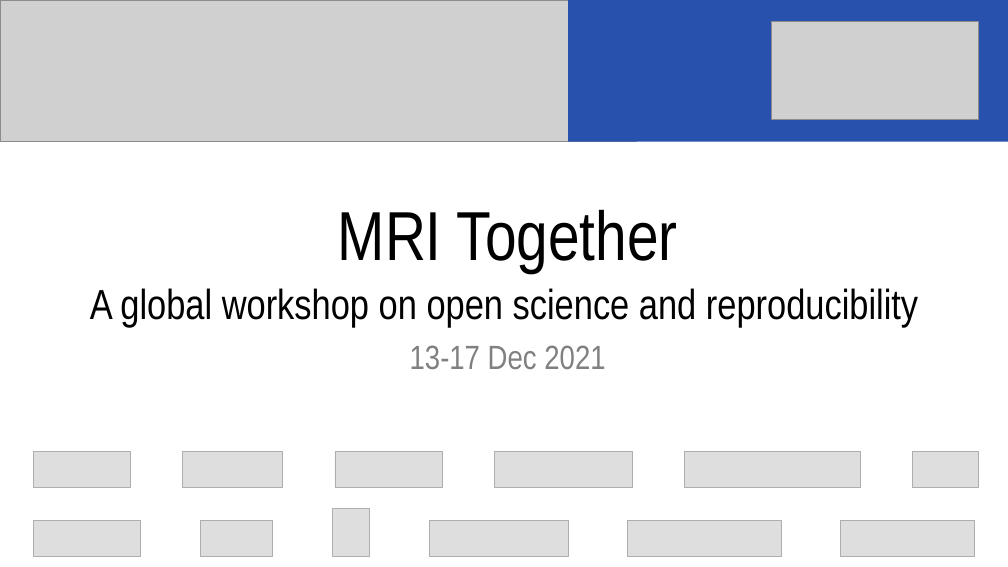
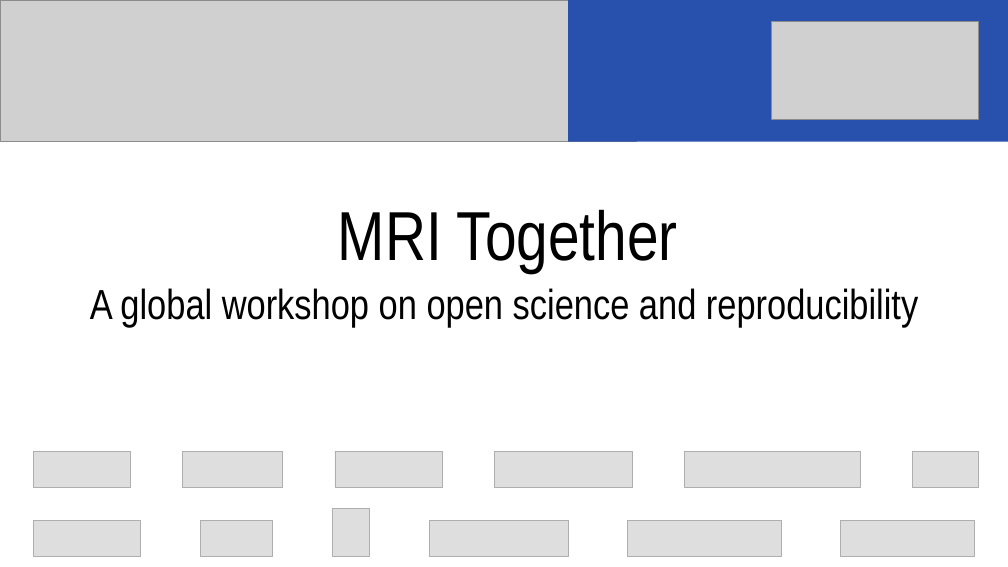
Before and after one commit to mritogether/mritogether.github.io, a slide deck: slide 1 of files/holding_slides.pptx. Drawn at 1008x567 pixels with LibreOffice and Linux fonts; fonts in the diff are those of the drawing; grey boxes stand for pictures. Boxes give left, top, right and bottom in pixels: in the first picture for what was removed or moved away, otherwise in the second. Text is boxed around its words. In the diff, an @@ line names an element or a change of style, - is before the commit and + after.

```diff
--- a/files/holding_slides.pptx
+++ b/files/holding_slides.pptx
@@ text removed at (410, 345, 605, 369) @@
-13-17 Dec 2021
```
Also in this commit, not shown: 1 other slide changed, 4 other files.
